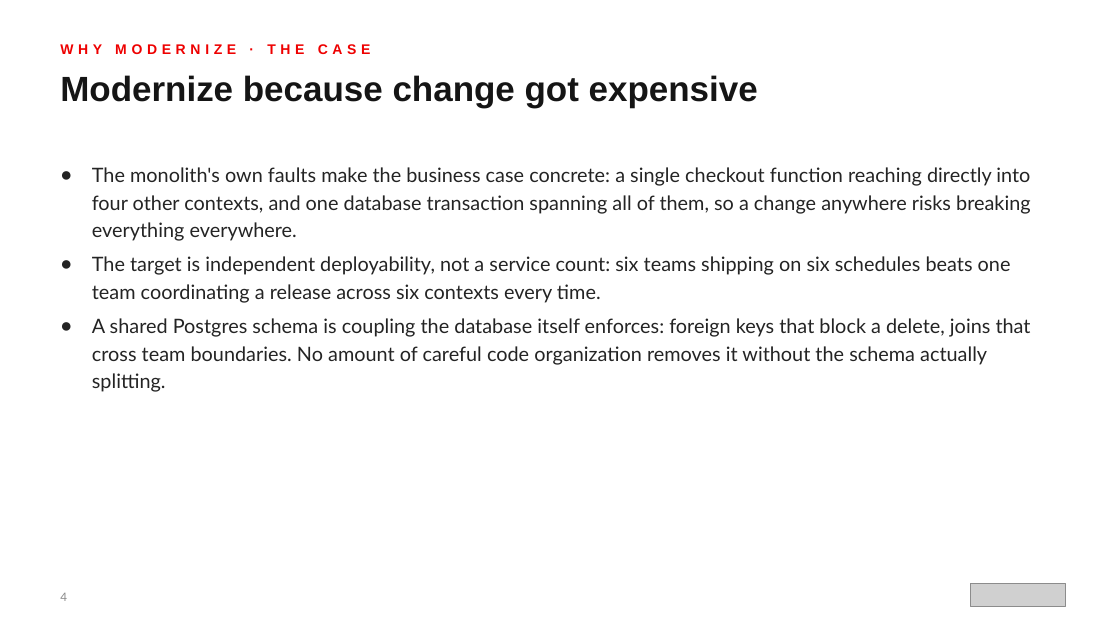
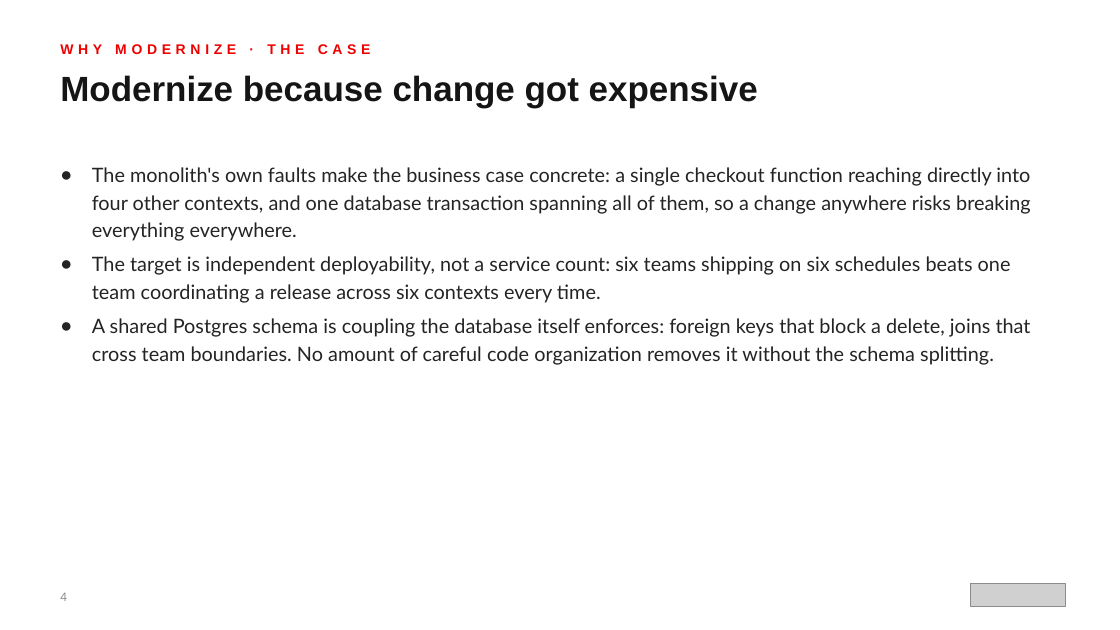
Before and after one commit to patterncatalyst/modernizing-enterprise-applications-python, a slide deck: slide 4 of presentation/lgtm-presentation/Modernizing-101.pptx. Drawn at 1120x630 pixels with LibreOffice and Linux fonts; fonts in the diff are those of the drawing; grey boxes stand for pictures. Boxes give left, top, right and bottom in pixels: in the first picture for what was removed or moved away, otherwise in the second. Text is boxed around its words. In the diff, an @@ line names an element or a change of style, - is before the commit and + after.

```diff
--- a/presentation/lgtm-presentation/Modernizing-101.pptx
+++ b/presentation/lgtm-presentation/Modernizing-101.pptx
@@ text at <box>92,318,1031,365</box>: text changed @@
-● A shared Postgres schema is coupling the database itself enforces: foreign keys that block a delete, joins that cross team boundaries. No amount of careful code organization removes it without the schema actually splitting.
+● A shared Postgres schema is coupling the database itself enforces: foreign keys that block a delete, joins that cross team boundaries. No amount of careful code organization removes it without the schema splitting.
```
Also in this commit, not shown: 5 other slides changed, 10 other files.
